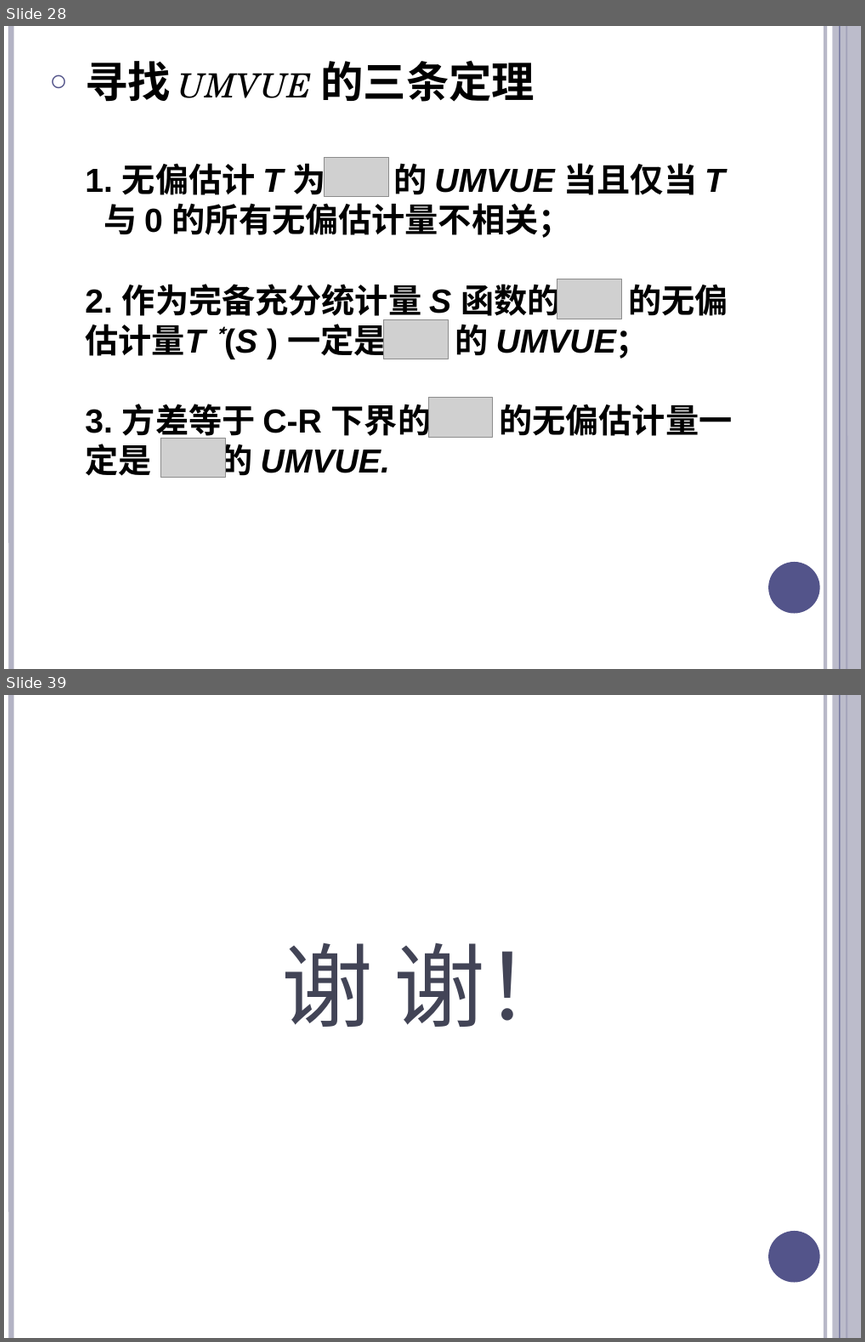
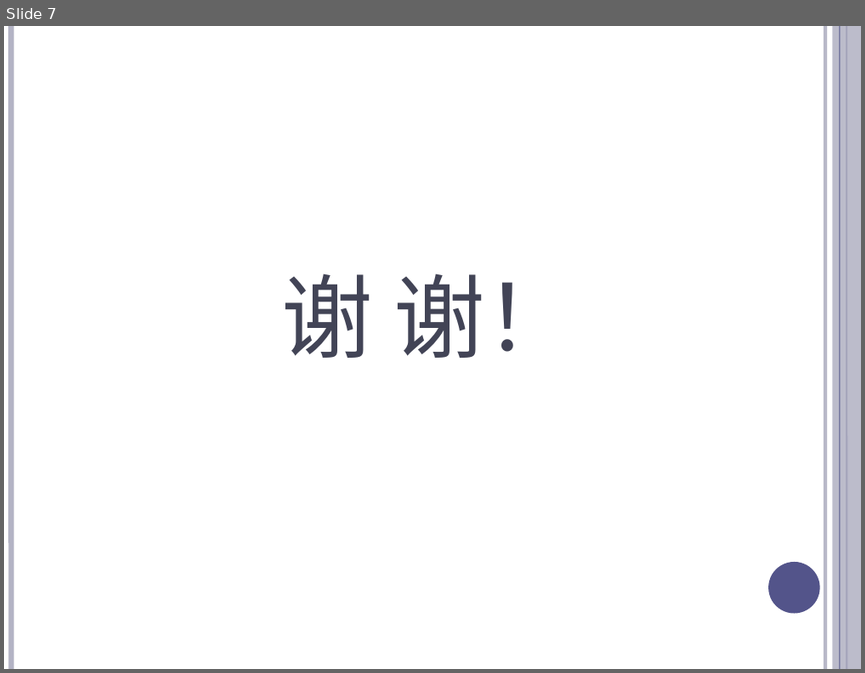
Before and after one commit to tiny-boat/tiny-boat.github.io, a slide deck: drafts/寻找 UMVUE.pptx. Shown one above the other, each under a label of ours: slides 28 and 39 before the commit, slide 7 after it; the slides between them are not shown. The pictures are 865x1342 and 865x673 pixels, drawn with LibreOffice and Linux fonts; fonts in the diff are those of the drawing; grey boxes stand for pictures; background and template pictures are left out. Boxes give left, top, right and bottom in pixels: in the first picture for what was removed or moved away, otherwise in the second. Text is boxed around its words. In the diff, an @@ line names an element or a change of style, - is before the commit and + after.

```diff
--- a/drafts/寻找 UMVUE.pptx
+++ b/drafts/寻找 UMVUE.pptx
@@ slide 28 removed at <box>4,26,861,669</box>, background #FFFFFF; not listed: 6 template elements that a slide beside it also shows @@
@@ text removed at <box>85,60,534,102</box> @@
-○ 寻找 UMVUE 的三条定理
@@ text removed at <box>85,158,732,442</box> @@
-1. 无偏估计 T 为 的 UMVUE 当且仅当 T 与 0 的所有无偏估计量不相关；
-2. 作为完备充分统计量 S 函数的 的无偏估计量T *(S ) 一定是 的 UMVUE；
-3. 方差等于 C-R 下界的 的无偏估计量一定是 的 UMVUE.
@@ picture removed at <box>324,157,389,197</box> @@
@@ picture removed at <box>557,278,622,318</box> @@
@@ picture removed at <box>384,320,448,359</box> @@
@@ picture removed at <box>428,397,493,437</box> @@
@@ picture removed at <box>160,437,225,476</box> @@
@@ what was slide 39 is now slide 7 @@
```
Also in this commit, not shown: 1 slide changed, 31 other slides removed, 2 other files.
